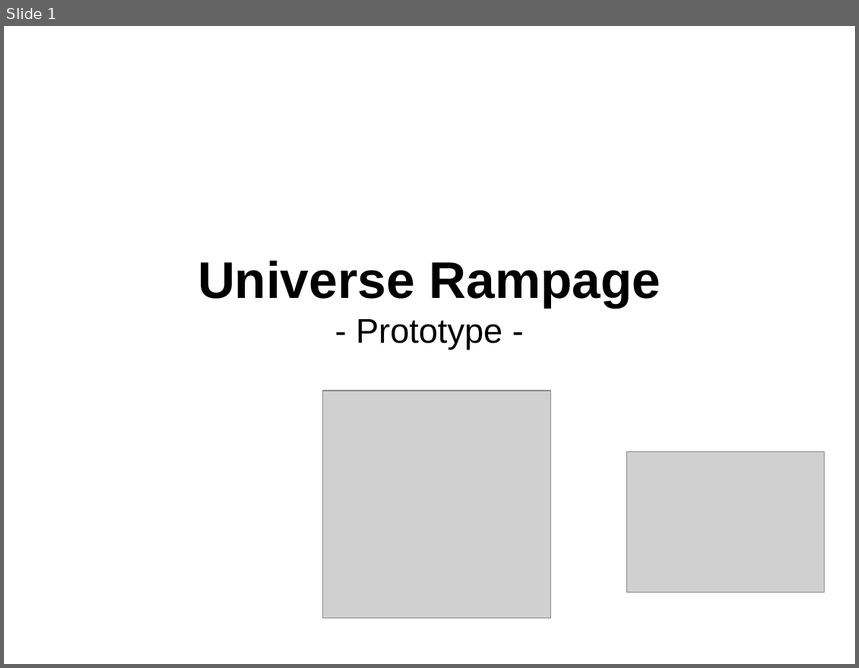
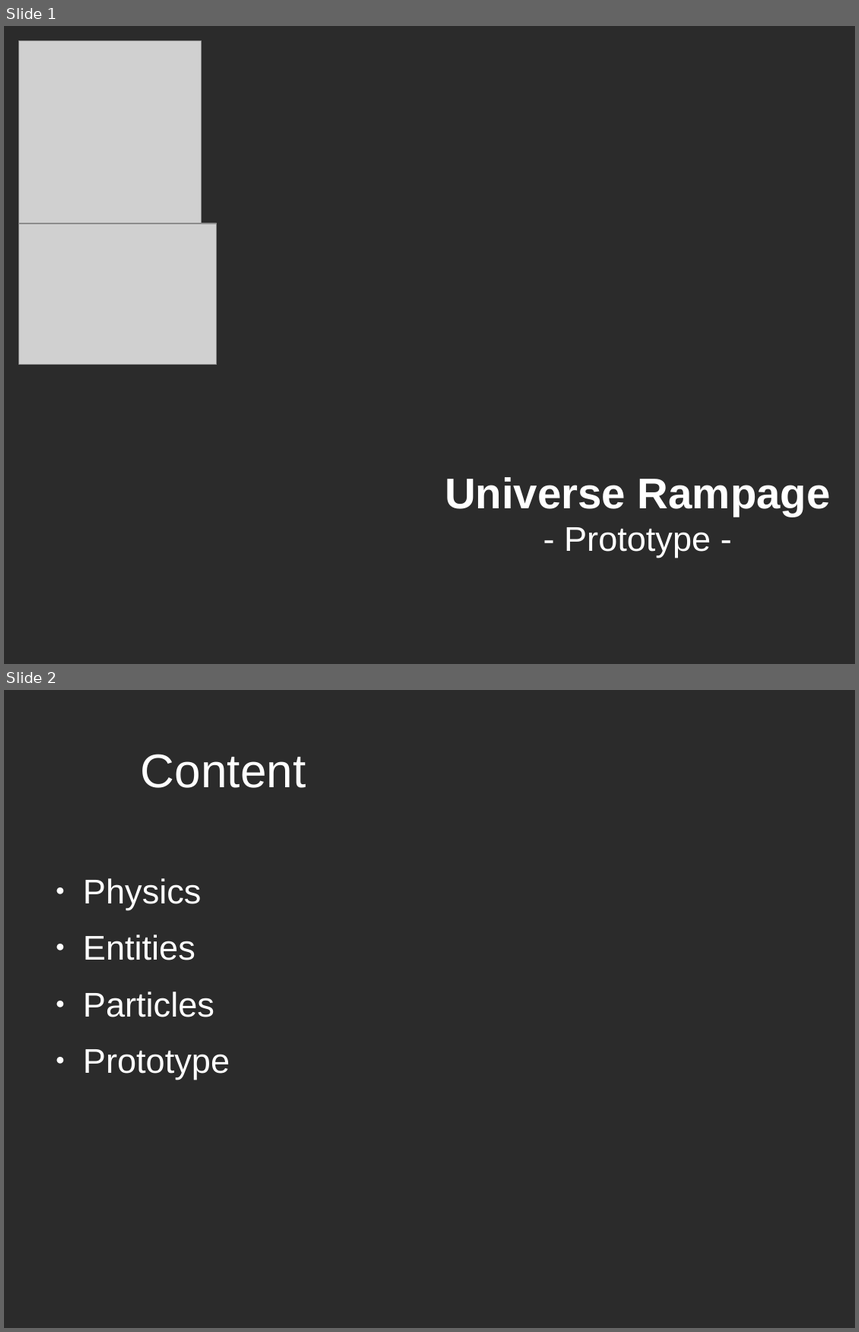
Before and after one commit to szyuGH/StarrockGame, a slide deck: Docs/PresentationPrototype/PrototypePresentation.odp. Shown one above the other, each under a label of ours: slide 1 before the commit, slides 1 and 2 after it. The pictures are 859x668 and 859x1332 pixels, drawn with LibreOffice and Linux fonts; fonts in the diff are those of the drawing; grey boxes stand for pictures; background and template pictures are left out; a plain dark background stands for a picture behind light text. Boxes give left, top, right and bottom in pixels: in the first picture for what was removed or moved away, otherwise in the second. Text is boxed around its words. In the diff, an @@ line names an element or a change of style, - is before the commit and + after.

Commit message:
updated PrototypePresentation

```diff
--- a/Docs/PresentationPrototype/PrototypePresentation.odp
+++ b/Docs/PresentationPrototype/PrototypePresentation.odp
@@ slide 2 added at [4, 690, 855, 1328], background picture (left out) @@
@@ title added at [141, 754, 306, 788], 44 pt, text #FFFFFF @@
+Content
@@ text added at [83, 878, 230, 1079], 32 pt, text #FFFFFF @@
+● Physics
+● Entities
+● Particles
+● Prototype
@@ slide 1 changed as well @@
@@ background #FFFFFF to picture (left out) @@
@@ picture: place and size @@
-picture at [323, 391, 551, 619]
+picture at [19, 41, 202, 224]
@@ picture: place and size @@
-picture at [627, 452, 825, 593]
+picture at [19, 224, 218, 365]
@@ subtitle "Universe Rampage": place and size @@
-subtitle "Universe Rampage" at [198, 261, 661, 349]
+subtitle "Universe Rampage" at [445, 477, 831, 558]
@@ subtitle "Universe Rampage" at [445, 477, 831, 558]: size 48 to 40 pt in "Universe Rampage"; text colour #000000 to #FFFFFF @@
```
Also in this commit, not shown: 7 other slides changed, 9 other slides added, 8 slides removed, 8 other files.
